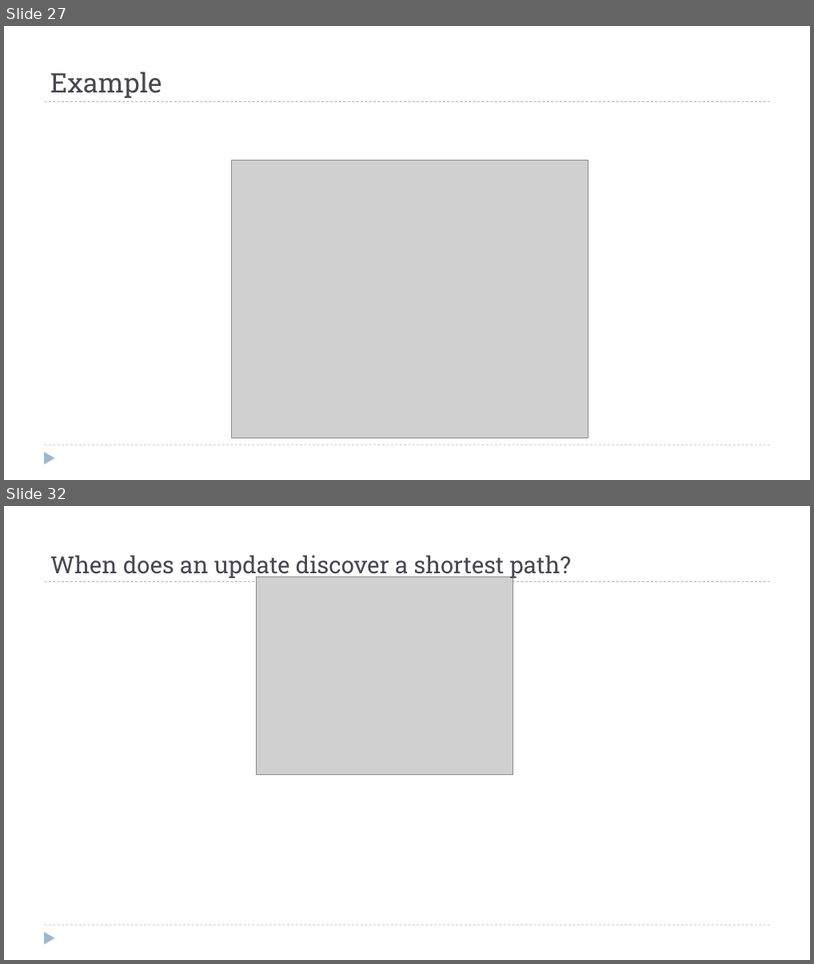
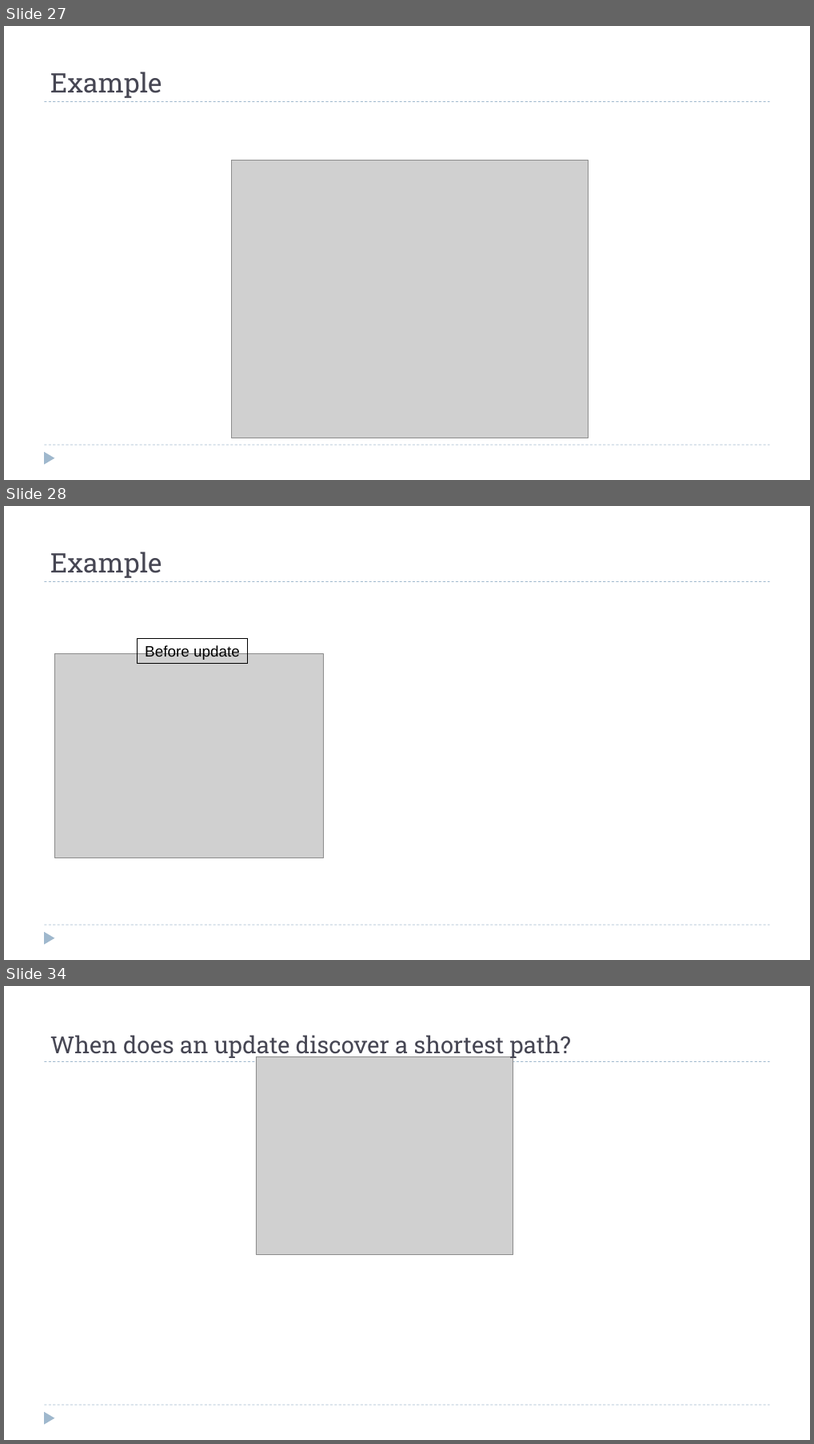
Before and after one commit to dsc-courses/dsc40b-2025-wi, a slide deck: materials/lectures/14-bellman_ford/slides.pptx. Shown one above the other, each under a label of ours: slides 27 and 32 before the commit, slides 27, 28 and 34 after it; the slides between them are not shown. The pictures are 814x964 and 814x1444 pixels, drawn with LibreOffice and Linux fonts; fonts in the diff are those of the drawing; grey boxes stand for pictures. Boxes give left, top, right and bottom in pixels: in the first picture for what was removed or moved away, otherwise in the second. Text is boxed around its words. In the diff, an @@ line names an element or a change of style, - is before the commit and + after.

```diff
--- a/materials/lectures/14-bellman_ford/slides.pptx
+++ b/materials/lectures/14-bellman_ford/slides.pptx
@@ slide 28 added at [4,506,810,960], background #FFFFFF; not listed: 3 template elements that a slide beside it also shows @@
@@ title added at [50,552,162,578], 32 pt, text #464653 @@
+Example
@@ rectangle added at [137,639,248,663], outline #000000 0.75 pt, 18 pt, text #000000 @@
+Before update
@@ picture added at [54,653,323,857] @@
@@ what was slide 32 is now slide 34 @@
```
Also in this commit, not shown: 2 slides changed, 1 other slide added, 20 other files.
